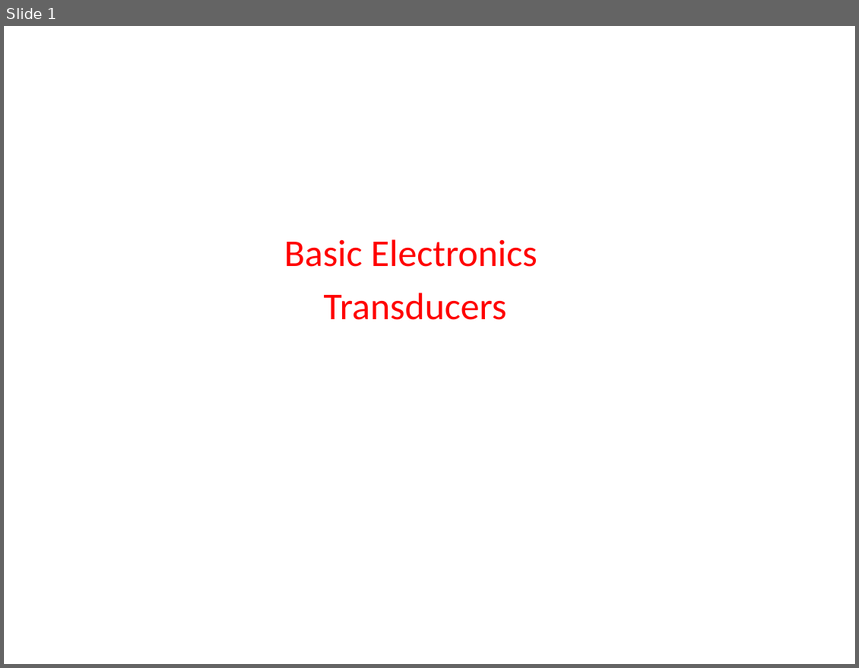
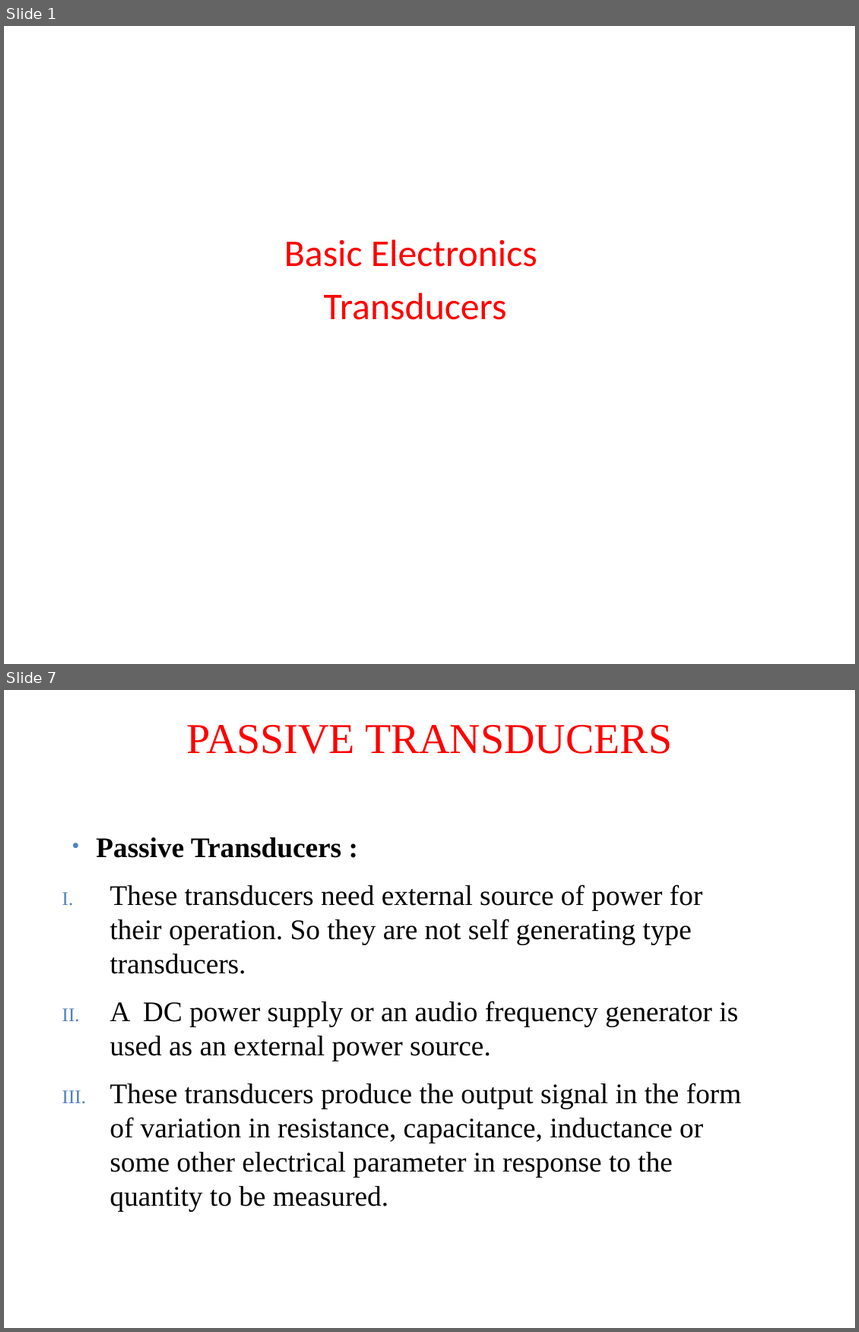
Before and after one commit to madhavirepe/Transducers, a slide deck: Transducers.pptx. Shown one above the other, each under a label of ours: slide 1 before the commit, slides 1 and 7 after it; the slides between them are not shown. The pictures are 859x668 and 859x1332 pixels, drawn with LibreOffice and Linux fonts; fonts in the diff are those of the drawing. Boxes give left, top, right and bottom in pixels: in the first picture for what was removed or moved away, otherwise in the second. Text is boxed around its words. In the diff, an @@ line names an element or a change of style, - is before the commit and + after.

```diff
--- a/Transducers.pptx
+++ b/Transducers.pptx
@@ slide 7 added at bbox=[4, 690, 855, 1328], background #FFFFFF @@
@@ title added at bbox=[186, 725, 672, 754], 36 pt, text #FF0000 @@
+PASSIVE TRANSDUCERS
@@ text added at bbox=[96, 837, 742, 1211], 24 pt, text #000000 @@
+• Passive Transducers :
+I. These transducers need external source of power for their operation. So they are not self generating type transducers.
+II. A DC power supply or an audio frequency generator is used as an external power source.
+III. These transducers produce the output signal in the form of variation in resistance, capacitance, inductance or some other electrical parameter in response to the quantity to be measured.
```
Also in this commit, not shown: 21 other slides added.
